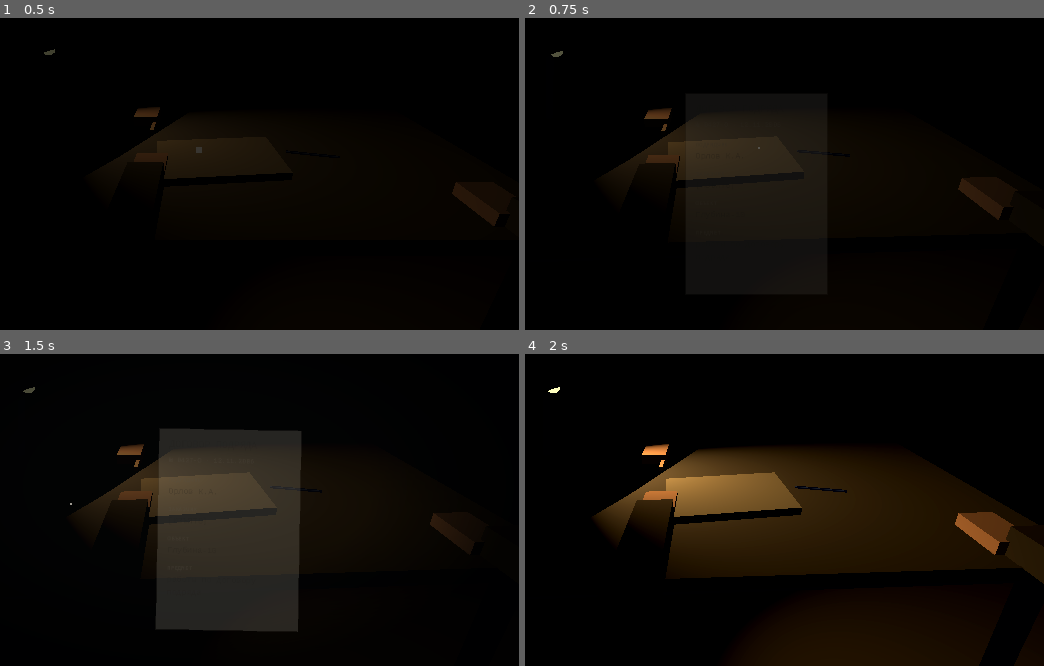
Above: before the commit, frames 1-4 (two rows, left to right).
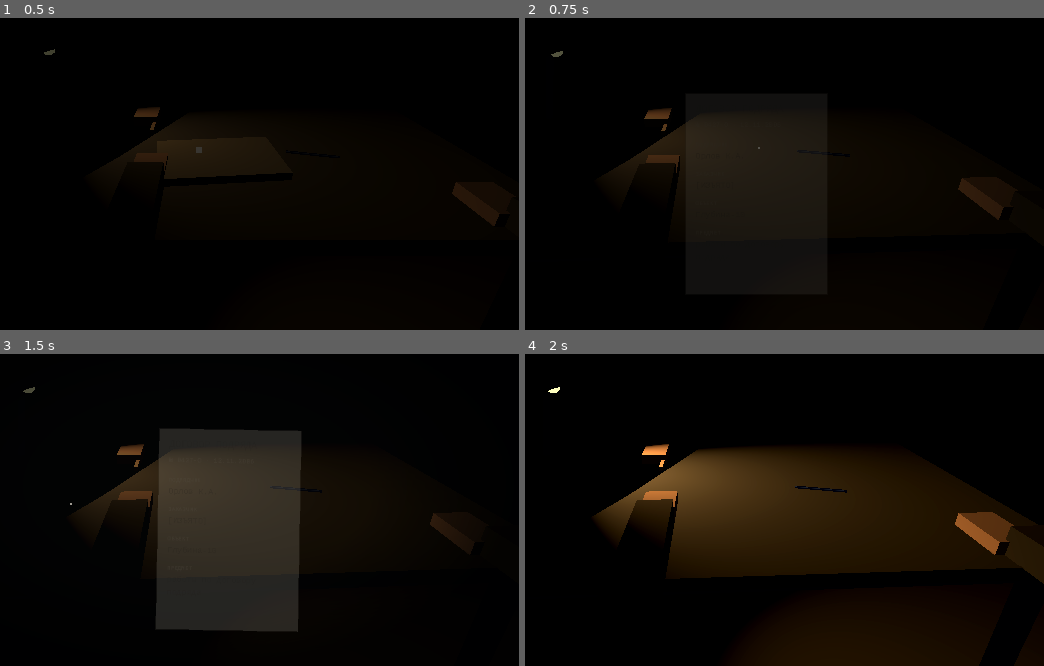
Above: after the commit, the same moments.

Repository: phian404/Depth-10
Game: Godot game, scene res://scenes/SC001_Blockout.tscn
Same seed, same stepped clock (60 frames per second), same inputs: the game is played once before the commit and once after it.
Inputs (mouse positions are in pixels of both pictures, inside the frame that each line leads up to):
- Up to frame 1 (0.5 s): no input
- Up to frame 2 (0.75 s): move the mouse to (758, 149) at 0.52 s; click (758, 149) at 0.67 s
- Up to frame 3 (1.5 s): move the mouse to (72, 503) at 1.27 s; click (72, 503) at 1.42 s
- Up to frame 4 (2 s): no input

Frame 1 is identical in both runs. In frame 2, less than 0.1% of the frame differs, in the area x 27-31%, y 39-53%; in frame 3, 0.2%; in frame 4, 3.3%, in the area x 27-54%, y 37-55%.

Commit message:
sc001: hide 3d folder while document overlay is open

Diff:
--- a/scripts/sc001_signing.gd
+++ b/scripts/sc001_signing.gd
@@ -56,6 +56,9 @@
 	tap_player.max_distance = 40.0
 	finger.add_child(tap_player)
 	dropout_timer = rng.randf_range(8.0, 30.0)
+	# 3D-папка уступает место оверлею, при закрытии возвращается на стол
+	doc.opened.connect(func() -> void: folder.visible = false)
+	doc.closed.connect(func() -> void: folder.visible = true)
 	# Проявление из чёрного за 2 с
 	fade.color.a = 1.0
 	var tw: Tween = create_tween()
